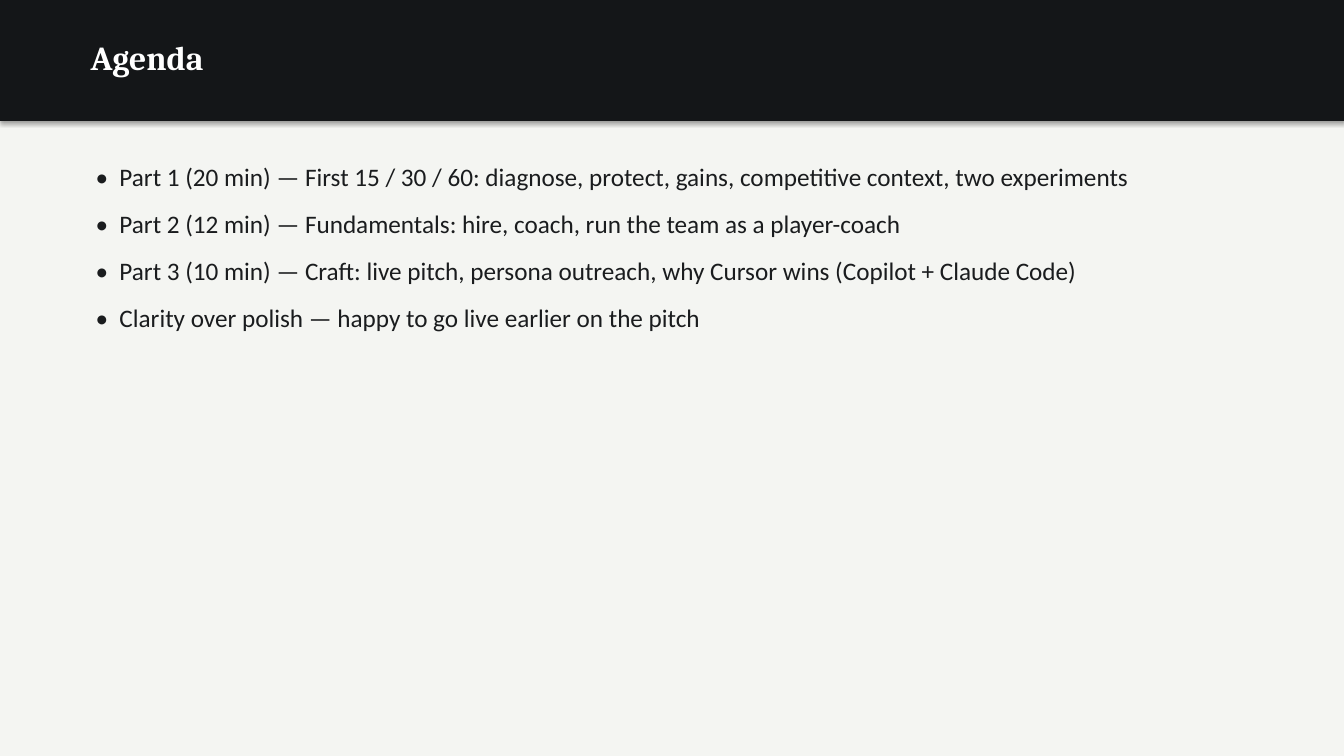
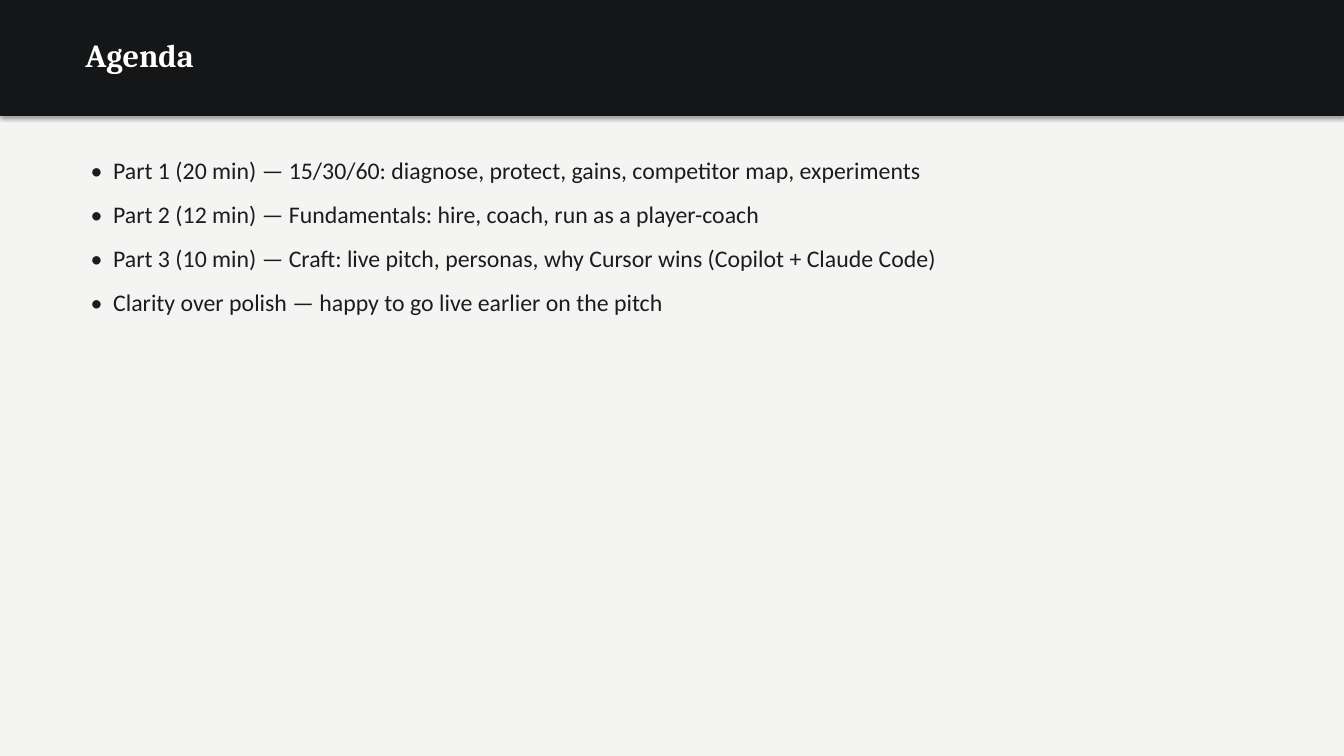
Before and after one commit to dempseli01-stack/lindsey, a slide deck: slide 3 of Lindsey_Presentation.pptx. Drawn at 1344x756 pixels with LibreOffice and Linux fonts; fonts in the diff are those of the drawing. Boxes give left, top, right and bottom in pixels: in the first picture for what was removed or moved away, otherwise in the second. Text is boxed around its words. In the diff, an @@ line names an element or a change of style, - is before the commit and + after.

```diff
--- a/Lindsey_Presentation.pptx
+++ b/Lindsey_Presentation.pptx
@@ rectangle: place and size @@
-rectangle at (0,0,1344,121)
+rectangle at (0,0,1344,116)
@@ text "Agenda" at (85,44,193,74): size 24 to 23 pt @@
@@ text at (113,162,936,271): text changed; size 18 to 17 pt @@
-• Part 1 (20 min) — First 15 / 30 / 60: diagnose, protect, gains, competitive context, two experiments
-• Part 2 (12 min) — Fundamentals: hire, coach, run the team as a player-coach
-• Part 3 (10 min) — Craft: live pitch, persona outreach, why Cursor wins (Copilot + Claude Code)
+• Part 1 (20 min) — 15/30/60: diagnose, protect, gains, competitor map, experiments
+• Part 2 (12 min) — Fundamentals: hire, coach, run as a player-coach
+• Part 3 (10 min) — Craft: live pitch, personas, why Cursor wins (Copilot + Claude Code)
@@ text at (113,294,662,315): size 18 to 17 pt in "• Clarity over polish — happy to ..."; less space between paragraphs @@
```
Also in this commit, not shown: 20 other slides changed, 3 other files.
